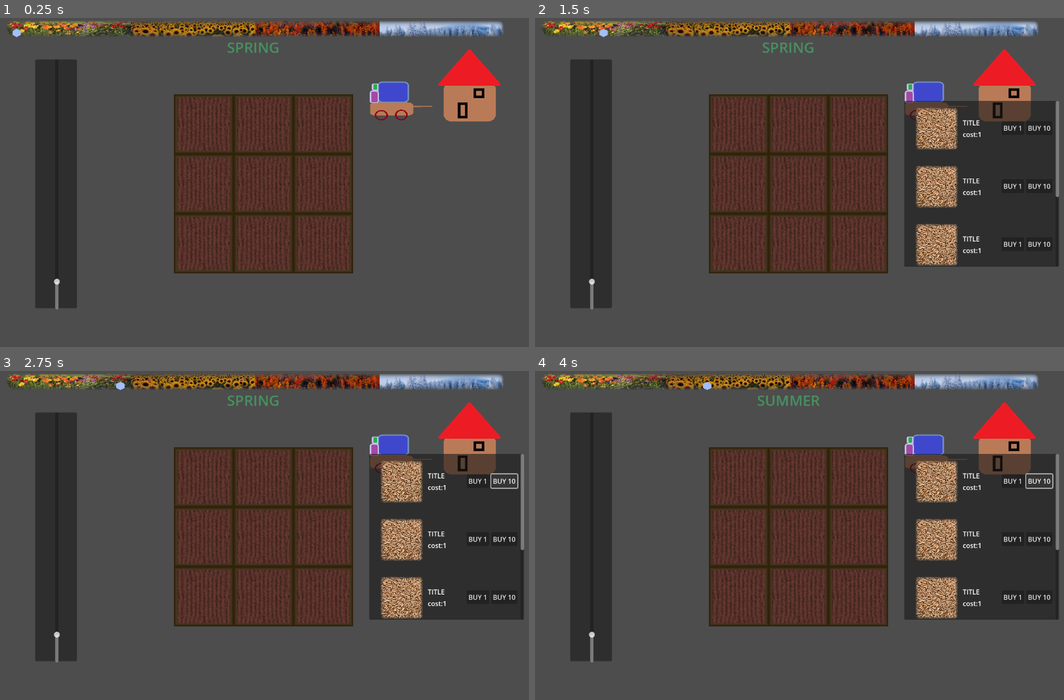
Above: before the commit, frames 1-4 (two rows, left to right).
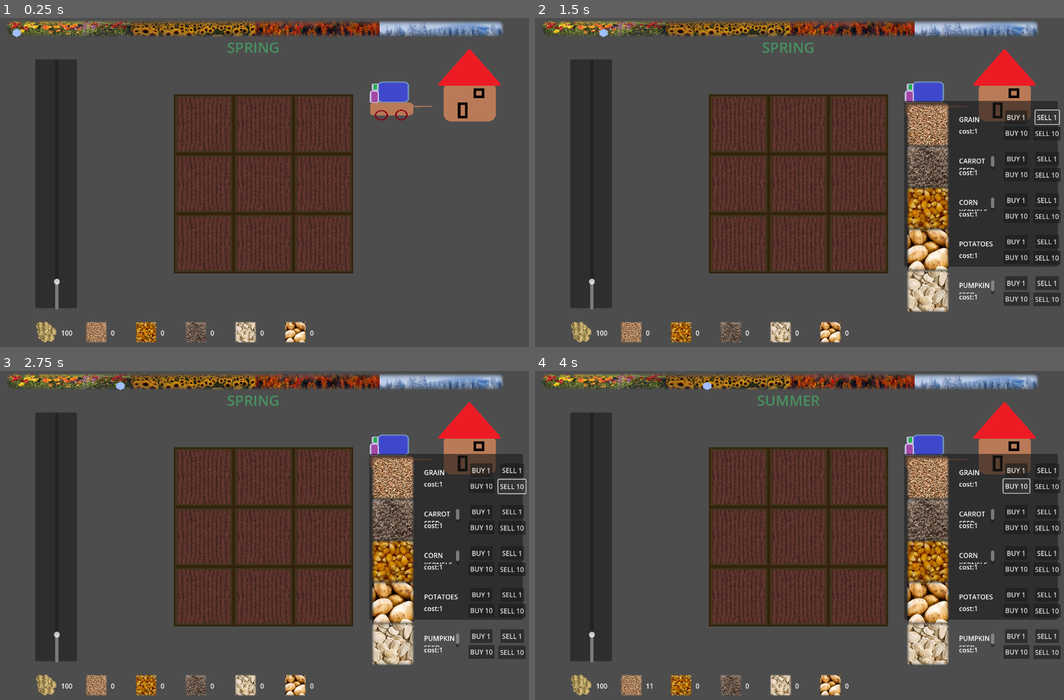
Above: after the commit, the same moments.

Repository: jintachi/GWJ85
Game: Godot game, scene res://scenes/main.tscn
The game is run twice, just before and just after one commit, with the same random seed, the same clock (stepped at 60 frames per second) and the same inputs.
Inputs (mouse positions are in pixels of both pictures, inside the frame that each line leads up to):
- Up to frame 1 (0.25 s): no input
- Up to frame 2 (1.5 s): move the mouse to (1005, 87) at 0.52 s; hold E (turn_right) 0.53-1.25 s; hold Shift 0.53-1.25 s; click (1005, 87) at 0.67 s; click (1048, 116) at 1.25 s, where only the run after the commit has a clickable "SELL 1"
- Up to frame 3 (2.75 s): click (513, 486) at 2 s, where only the run after the commit has a clickable "SELL 10"
- Up to frame 4 (4 s): click "BUY 1" at 2.75 s; click "BUY 10" at 3.5 s

The runs differ from the first frame. In frame 1, 1.4% of the frame differs, in the area x 6-60%, y 92-99%; in frame 2, 8.9%; in frame 3, 9.0%; in frame 4, 9.0%, in the area x 6-100%, y 25-99%.

Commit message:
inv panel
inventory panel
more resources

Diff:
--- /dev/null
+++ b/mechanics/InventorySystem/GameItems/GOLD.tres
@@ -0,0 +1,13 @@
+[gd_resource type="Resource" script_class="GameItem" load_steps=3 format=3 uid="uid://c4ys3i5yw878v"]
+
+[ext_resource type="Script" uid="uid://cvwm0symgb1qo" path="res://mechanics/InventorySystem/item_resource.gd" id="1_2ie5b"]
+[ext_resource type="Texture2D" uid="uid://cv0o71iq7xy2w" path="res://assets/IMAGES/GameItems/gold.png" id="2_op4uu"]
+
+[resource]
+script = ExtResource("1_2ie5b")
+name = &"GOLD"
+description = &"UH ! SHINY !"
+value = 1
+texture_pos = Vector2i(0, 0)
+texture = ExtResource("2_op4uu")
+metadata/_custom_type_script = "uid://cvwm0symgb1qo"
--- /dev/null
+++ b/mechanics/InventorySystem/GameItems/ITEM_carrotseed.tres
@@ -0,0 +1,13 @@
+[gd_resource type="Resource" script_class="GameItem" load_steps=3 format=3 uid="uid://cxm8yqp6ybek5"]
+
+[ext_resource type="Script" uid="uid://cvwm0symgb1qo" path="res://mechanics/InventorySystem/item_resource.gd" id="1_1x0d0"]
+[ext_resource type="Texture2D" uid="uid://srsyubk7drf3" path="res://assets/IMAGES/GameItems/carrot_seed_faded.png" id="2_1x0d0"]
+
+[resource]
+script = ExtResource("1_1x0d0")
+name = &"CARROT SEED"
+description = &"grows carrots"
+value = 1
+texture_pos = Vector2i(0, 0)
+texture = ExtResource("2_1x0d0")
+metadata/_custom_type_script = "uid://cvwm0symgb1qo"
--- /dev/null
+++ b/mechanics/InventorySystem/GameItems/ITEM_corn.tres
@@ -0,0 +1,13 @@
+[gd_resource type="Resource" script_class="GameItem" load_steps=3 format=3 uid="uid://jpxmiwwepfe2"]
+
+[ext_resource type="Script" uid="uid://cvwm0symgb1qo" path="res://mechanics/InventorySystem/item_resource.gd" id="1_d416m"]
+[ext_resource type="Texture2D" uid="uid://l7ws2mnx7c25" path="res://assets/IMAGES/GameItems/corn_faded.png" id="2_d416m"]
+
+[resource]
+script = ExtResource("1_d416m")
+name = &"CORN KERNELS"
+description = &"Welcome to Kansas"
+value = 1
+texture_pos = Vector2i(0, 0)
+texture = ExtResource("2_d416m")
+metadata/_custom_type_script = "uid://cvwm0symgb1qo"
--- a/mechanics/InventorySystem/GameItems/ITEM_grain.tres
+++ b/mechanics/InventorySystem/GameItems/ITEM_grain.tres
@@ -1,7 +1,7 @@
 [gd_resource type="Resource" script_class="GameItem" load_steps=3 format=3 uid="uid://sjqurx0cnlmh"]
 
 [ext_resource type="Script" uid="uid://cvwm0symgb1qo" path="res://mechanics/InventorySystem/item_resource.gd" id="1_t5ta3"]
-[ext_resource type="Texture2D" uid="uid://cih5fk5jeu686" path="res://mechanics/InventorySystem/GameItems/grain_256_fade.png" id="2_r3qnb"]
+[ext_resource type="Texture2D" uid="uid://cih5fk5jeu686" path="res://assets/IMAGES/GameItems/grain_256_fade.png" id="2_r3qnb"]
 
 [resource]
 script = ExtResource("1_t5ta3")
--- /dev/null
+++ b/mechanics/InventorySystem/GameItems/ITEM_potatoes.tres
@@ -0,0 +1,13 @@
+[gd_resource type="Resource" script_class="GameItem" load_steps=3 format=3 uid="uid://bbrnun7rmqql5"]
+
+[ext_resource type="Script" uid="uid://cvwm0symgb1qo" path="res://mechanics/InventorySystem/item_resource.gd" id="1_17e5s"]
+[ext_resource type="Texture2D" uid="uid://vbv0clfd7jsn" path="res://assets/IMAGES/GameItems/potatoes_faded.png" id="2_17e5s"]
+
+[resource]
+script = ExtResource("1_17e5s")
+name = &"POTATOES"
+description = &"The world\'s best tubers !"
+value = 1
+texture_pos = Vector2i(0, 0)
+texture = ExtResource("2_17e5s")
+metadata/_custom_type_script = "uid://cvwm0symgb1qo"
--- /dev/null
+++ b/mechanics/InventorySystem/GameItems/ITEM_pumpkinseed.tres
@@ -0,0 +1,13 @@
+[gd_resource type="Resource" script_class="GameItem" load_steps=3 format=3 uid="uid://b07tbtpd5meas"]
+
+[ext_resource type="Script" uid="uid://cvwm0symgb1qo" path="res://mechanics/InventorySystem/item_resource.gd" id="1_t10ku"]
+[ext_resource type="Texture2D" uid="uid://cd4cskcnyotij" path="res://assets/IMAGES/GameItems/pumpkinseed_faded.png" id="2_t10ku"]
+
+[resource]
+script = ExtResource("1_t10ku")
+name = &"PUMPKIN SEED"
+description = &"Better toasted !"
+value = 1
+texture_pos = Vector2i(0, 0)
+texture = ExtResource("2_t10ku")
+metadata/_custom_type_script = "uid://cvwm0symgb1qo"
--- a/mechanics/InventorySystem/inventory.gd
+++ b/mechanics/InventorySystem/inventory.gd
@@ -68,6 +68,12 @@
 				return true
 	return false
 
+func ItemAmount(item) -> int:
+	for slot in slots:
+		if slot.item == item:
+			return slot.amount
+	return 0
+
 func HasEmptySlot() -> bool:
 	var has = false
 	for slot in slots:
--- a/mechanics/InventorySystem/purchasable.gd
+++ b/mechanics/InventorySystem/purchasable.gd
@@ -2,10 +2,13 @@
 
 @export var item: GameItem
 @export var itemSprite: Sprite2D
+@export var title: RichTextLabel
+@export var cost: RichTextLabel
 
 func _ready() -> void:
 	itemSprite.texture = item.texture
-	$Cost.text = "cost:" + str(item.value)
+	title.text = item.name
+	cost.text = "cost:" + str(item.value)
 
 
 
--- a/mechanics/InventorySystem/purchasable.tscn
+++ b/mechanics/InventorySystem/purchasable.tscn
@@ -5,49 +5,71 @@
 
 [sub_resource type="ImageTexture" id="ImageTexture_nlhvf"]
 
-[node name="Purchasable" type="Control" node_paths=PackedStringArray("itemSprite")]
+[node name="Purchasable" type="Control" node_paths=PackedStringArray("itemSprite", "title", "cost")]
 layout_mode = 3
 anchors_preset = 0
+offset_top = -14.0
+offset_bottom = -14.0
 script = ExtResource("1_nlhvf")
 item = ExtResource("2_76qva")
 itemSprite = NodePath("itemSprite")
+title = NodePath("Title")
+cost = NodePath("Cost")
 
 [node name="itemSprite" type="Sprite2D" parent="."]
-position = Vector2(78, 67)
+position = Vector2(57, 59)
 scale = Vector2(0.4, 0.4)
 texture = SubResource("ImageTexture_nlhvf")
 
 [node name="Title" type="RichTextLabel" parent="."]
 layout_mode = 0
-offset_left = 141.0
-offset_top = 41.0
-offset_right = 226.0
-offset_bottom = 74.0
+offset_left = 132.0
+offset_top = 33.0
+offset_right = 217.0
+offset_bottom = 66.0
 text = "TITLE"
 
 [node name="Cost" type="RichTextLabel" parent="."]
 layout_mode = 0
-offset_left = 141.0
-offset_top = 69.0
-offset_right = 226.0
-offset_bottom = 102.0
+offset_left = 132.0
+offset_top = 61.0
+offset_right = 217.0
+offset_bottom = 94.0
 text = "Cost: 100"
 
 [node name="buy1" type="Button" parent="."]
 layout_mode = 0
-offset_left = 235.0
-offset_top = 49.0
-offset_right = 289.0
-offset_bottom = 82.0
+offset_left = 243.0
+offset_top = 23.0
+offset_right = 297.0
+offset_bottom = 56.0
 text = "BUY 1"
 
 [node name="buy10" type="Button" parent="."]
 layout_mode = 0
-offset_left = 294.0
-offset_top = 49.0
-offset_right = 357.0
-offset_bottom = 82.0
+offset_left = 239.0
+offset_top = 61.0
+offset_right = 302.0
+offset_bottom = 94.0
 text = "BUY 10"
+
+[node name="sell1" type="Button" parent="."]
+layout_mode = 0
+offset_left = 316.0
+offset_top = 23.0
+offset_right = 373.0
+offset_bottom = 56.0
+text = "SELL 1
+"
+
+[node name="buy11" type="Button" parent="."]
+layout_mode = 0
+offset_left = 311.0
+offset_top = 62.0
+offset_right = 377.0
+offset_bottom = 95.0
+text = "SELL 10
+"
 
 [connection signal="button_up" from="buy1" to="." method="_on_buy_1_button_up"]
 [connection signal="button_up" from="buy10" to="." method="_on_buy_10_button_up"]
--- /dev/null
+++ b/scenes/Inv/invpanel.gd
@@ -0,0 +1,10 @@
+extends Control
+
+@export var InvPanelItems:Array[GameItem]
+@export var itemSprintes: Array[Sprite2D]
+@export var itemAmoutns: Array[RichTextLabel]
+
+
+func _process(_deltaTime: float) -> void:
+	for x in range (InvPanelItems.size()):
+		itemAmoutns[x].text = str(GameGlobal.myInventory.ItemAmount(InvPanelItems[x]))
--- /dev/null
+++ b/scenes/Inv/invpanel.tscn
@@ -0,0 +1,135 @@
+[gd_scene load_steps=15 format=3 uid="uid://br8f2t1pkuxd6"]
+
+[ext_resource type="Script" uid="uid://7u8vaxtf2tyh" path="res://scenes/Inv/invpanel.gd" id="1_d73xi"]
+[ext_resource type="Texture2D" uid="uid://cv0o71iq7xy2w" path="res://assets/IMAGES/GameItems/gold.png" id="1_stwyg"]
+[ext_resource type="Script" uid="uid://cvwm0symgb1qo" path="res://mechanics/InventorySystem/item_resource.gd" id="2_ccwkk"]
+[ext_resource type="Texture2D" uid="uid://cih5fk5jeu686" path="res://assets/IMAGES/GameItems/grain_256_fade.png" id="2_igj0k"]
+[ext_resource type="Texture2D" uid="uid://l7ws2mnx7c25" path="res://assets/IMAGES/GameItems/corn_faded.png" id="3_em08l"]
+[ext_resource type="Resource" uid="uid://c4ys3i5yw878v" path="res://mechanics/InventorySystem/GameItems/GOLD.tres" id="3_xj8nk"]
+[ext_resource type="Texture2D" uid="uid://srsyubk7drf3" path="res://assets/IMAGES/GameItems/carrot_seed_faded.png" id="4_cke5m"]
+[ext_resource type="Resource" uid="uid://sjqurx0cnlmh" path="res://mechanics/InventorySystem/GameItems/ITEM_grain.tres" id="4_nljgn"]
+[ext_resource type="Texture2D" uid="uid://cd4cskcnyotij" path="res://assets/IMAGES/GameItems/pumpkinseed_faded.png" id="5_d73xi"]
+[ext_resource type="Resource" uid="uid://jpxmiwwepfe2" path="res://mechanics/InventorySystem/GameItems/ITEM_corn.tres" id="5_ymdyg"]
+[ext_resource type="Resource" uid="uid://cxm8yqp6ybek5" path="res://mechanics/InventorySystem/GameItems/ITEM_carrotseed.tres" id="6_awhc5"]
+[ext_resource type="Texture2D" uid="uid://vbv0clfd7jsn" path="res://assets/IMAGES/GameItems/potatoes_faded.png" id="6_cke5m"]
+[ext_resource type="Resource" uid="uid://b07tbtpd5meas" path="res://mechanics/InventorySystem/GameItems/ITEM_pumpkinseed.tres" id="7_lnyam"]
+[ext_resource type="Resource" uid="uid://bbrnun7rmqql5" path="res://mechanics/InventorySystem/GameItems/ITEM_potatoes.tres" id="8_q0rxp"]
+
+[node name="InvPanel" type="Control" node_paths=PackedStringArray("itemSprintes", "itemAmoutns")]
+layout_mode = 3
+anchors_preset = 7
+anchor_left = 0.5
+anchor_top = 1.0
+anchor_right = 0.5
+anchor_bottom = 1.0
+offset_left = -600.0
+offset_top = -80.0
+offset_right = 600.0
+grow_horizontal = 2
+grow_vertical = 0
+script = ExtResource("1_d73xi")
+InvPanelItems = Array[ExtResource("2_ccwkk")]([ExtResource("3_xj8nk"), ExtResource("4_nljgn"), ExtResource("5_ymdyg"), ExtResource("6_awhc5"), ExtResource("7_lnyam"), ExtResource("8_q0rxp")])
+itemSprintes = [NodePath("HBoxContainer/Control/Gold"), NodePath("HBoxContainer/Control2/Grain"), NodePath("HBoxContainer/Control3/Corn"), NodePath("HBoxContainer/Control4/Carrot Seed"), NodePath("HBoxContainer/Control5/Pumpkin Seed"), NodePath("HBoxContainer/Control6/Potatoes")]
+itemAmoutns = [NodePath("HBoxContainer/Control/RichTextLabel"), NodePath("HBoxContainer/Control2/RichTextLabel"), NodePath("HBoxContainer/Control3/RichTextLabel"), NodePath("HBoxContainer/Control4/RichTextLabel"), NodePath("HBoxContainer/Control5/RichTextLabel"), NodePath("HBoxContainer/Control6/RichTextLabel")]
+
+[node name="HBoxContainer" type="HBoxContainer" parent="."]
+layout_mode = 0
+offset_right = 1096.0
+offset_bottom = 65.0
+theme_override_constants/separation = 120
+
+[node name="Control" type="Control" parent="HBoxContainer"]
+layout_mode = 2
+
+[node name="Gold" type="Sprite2D" parent="HBoxContainer/Control"]
+position = Vector2(77, 25)
+scale = Vector2(0.2, 0.2)
+texture = ExtResource("1_stwyg")
+
+[node name="RichTextLabel" type="RichTextLabel" parent="HBoxContainer/Control"]
+layout_mode = 0
+offset_left = 112.0
+offset_top = 15.0
+offset_right = 162.0
+offset_bottom = 40.0
+text = "100"
+
+[node name="Control2" type="Control" parent="HBoxContainer"]
+layout_mode = 2
+
+[node name="Grain" type="Sprite2D" parent="HBoxContainer/Control2"]
+position = Vector2(77, 25)
+scale = Vector2(0.2, 0.2)
+texture = ExtResource("2_igj0k")
+
+[node name="RichTextLabel" type="RichTextLabel" parent="HBoxContainer/Control2"]
+layout_mode = 0
+offset_left = 112.0
+offset_top = 15.0
+offset_right = 162.0
+offset_bottom = 40.0
+text = "100"
+
+[node name="Control3" type="Control" parent="HBoxContainer"]
+layout_mode = 2
+
+[node name="Corn" type="Sprite2D" parent="HBoxContainer/Control3"]
+position = Vector2(77, 25)
+scale = Vector2(0.2, 0.2)
+texture = ExtResource("3_em08l")
+
+[node name="RichTextLabel" type="RichTextLabel" parent="HBoxContainer/Control3"]
+layout_mode = 0
+offset_left = 112.0
+offset_top = 15.0
+offset_right = 162.0
+offset_bottom = 40.0
+text = "100"
+
+[node name="Control4" type="Control" parent="HBoxContainer"]
+layout_mode = 2
+
+[node name="Carrot Seed" type="Sprite2D" parent="HBoxContainer/Control4"]
+position = Vector2(77, 25)
+scale = Vector2(0.2, 0.2)
+texture = ExtResource("4_cke5m")
+
+[node name="RichTextLabel" type="RichTextLabel" parent="HBoxContainer/Control4"]
+layout_mode = 0
+offset_left = 112.0
+offset_top = 15.0
+offset_right = 162.0
+offset_bottom = 40.0
+text = "100"
+
+[node name="Control5" type="Control" parent="HBoxContainer"]
+layout_mode = 2
+
+[node name="Pumpkin Seed" type="Sprite2D" parent="HBoxContainer/Control5"]
+position = Vector2(77, 25)
+scale = Vector2(0.2, 0.2)
+texture = ExtResource("5_d73xi")
+
+[node name="RichTextLabel" type="RichTextLabel" parent="HBoxContainer/Control5"]
+layout_mode = 0
+offset_left = 112.0
+offset_top = 15.0
+offset_right = 162.0
+offset_bottom = 40.0
+text = "100"
+
+[node name="Control6" type="Control" parent="HBoxContainer"]
+layout_mode = 2
+
+[node name="Potatoes" type="Sprite2D" parent="HBoxContainer/Control6"]
+position = Vector2(77, 25)
+scale = Vector2(0.2, 0.2)
+texture = ExtResource("6_cke5m")
+
+[node name="RichTextLabel" type="RichTextLabel" parent="HBoxContainer/Control6"]
+layout_mode = 0
+offset_left = 112.0
+offset_top = 15.0
+offset_right = 162.0
+offset_bottom = 40.0
+text = "100"
--- /dev/null
+++ b/scenes/game_controller.gd
@@ -0,0 +1,8 @@
+extends Node
+
+@export var goldItem:GameItem
+@export var goldAtGameStart: int = 100
+
+func _ready() -> void:
+	## start the game with 100 gold
+	var a = GameGlobal.myInventory.AddItem(goldItem, goldAtGameStart)
--- a/scenes/main.tscn
+++ b/scenes/main.tscn
@@ -6,7 +6,14 @@
 [ext_resource type="PackedScene" uid="uid://dovf40pax5p1w" path="res://mechanics/InventorySystem/purchasable.tscn" id="2_sugp2"]
 [ext_resource type="PackedScene" uid="uid://dq4wge02pusmm" path="res://scenes/cell_system/cell_grid.tscn" id="4_jyhfs"]
 [ext_resource type="PackedScene" uid="uid://8petnppadwyk" path="res://scenes/Season/SeasonIndicator.tscn" id="4_tbgi4"]
+[ext_resource type="Resource" uid="uid://cxm8yqp6ybek5" path="res://mechanics/InventorySystem/GameItems/ITEM_carrotseed.tres" id="5_ya4ey"]
+[ext_resource type="Resource" uid="uid://jpxmiwwepfe2" path="res://mechanics/InventorySystem/GameItems/ITEM_corn.tres" id="6_eb6dy"]
 [ext_resource type="Texture2D" uid="uid://crlhxe7kpoppn" path="res://assets/IMAGES/travelling_sales.png" id="7_o6xl0"]
+[ext_resource type="Resource" uid="uid://bbrnun7rmqql5" path="res://mechanics/InventorySystem/GameItems/ITEM_potatoes.tres" id="7_trceg"]
+[ext_resource type="Resource" uid="uid://b07tbtpd5meas" path="res://mechanics/InventorySystem/GameItems/ITEM_pumpkinseed.tres" id="8_a8y0u"]
+[ext_resource type="Script" uid="uid://dsf1hdod0p1t5" path="res://scenes/game_controller.gd" id="12_a8y0u"]
+[ext_resource type="PackedScene" uid="uid://br8f2t1pkuxd6" path="res://scenes/Inv/invpanel.tscn" id="12_eb6dy"]
+[ext_resource type="Resource" uid="uid://c4ys3i5yw878v" path="res://mechanics/InventorySystem/GameItems/GOLD.tres" id="13_jkv2x"]
 
 [sub_resource type="RectangleShape2D" id="RectangleShape2D_tipki"]
 size = Vector2(150, 196)
@@ -55,31 +62,32 @@
 [node name="ScrollContainer" type="ScrollContainer" parent="UI/CenterContainer/Panel"]
 custom_minimum_size = Vector2(300, 400)
 layout_mode = 0
-offset_right = 373.0
-offset_bottom = 400.0
+offset_right = 412.0
+offset_bottom = 709.0
 
 [node name="GridContainer" type="GridContainer" parent="UI/CenterContainer/Panel/ScrollContainer"]
 layout_mode = 2
 theme_override_constants/h_separation = 100
-theme_override_constants/v_separation = 140
+theme_override_constants/v_separation = 100
 
 [node name="Purchasable" parent="UI/CenterContainer/Panel/ScrollContainer/GridContainer" instance=ExtResource("2_sugp2")]
 layout_mode = 2
 
 [node name="Purchasable2" parent="UI/CenterContainer/Panel/ScrollContainer/GridContainer" instance=ExtResource("2_sugp2")]
 layout_mode = 2
+item = ExtResource("5_ya4ey")
 
 [node name="Purchasable3" parent="UI/CenterContainer/Panel/ScrollContainer/GridContainer" instance=ExtResource("2_sugp2")]
 layout_mode = 2
+item = ExtResource("6_eb6dy")
 
 [node name="Purchasable4" parent="UI/CenterContainer/Panel/ScrollContainer/GridContainer" instance=ExtResource("2_sugp2")]
 layout_mode = 2
+item = ExtResource("7_trceg")
 
 [node name="Purchasable6" parent="UI/CenterContainer/Panel/ScrollContainer/GridContainer" instance=ExtResource("2_sugp2")]
 layout_mode = 2
-
-[node name="Purchasable5" parent="UI/CenterContainer/Panel/ScrollContainer/GridContainer" instance=ExtResource("2_sugp2")]
-layout_mode = 2
+item = ExtResource("8_a8y0u")
 
 [node name="CenterContainer4" type="CenterContainer" parent="UI"]
 anchors_preset = 4
@@ -131,5 +139,10 @@
 [node name="Node2D" parent="UI/CenterContainer5" instance=ExtResource("4_tbgi4")]
 
 [node name="GameController" type="Node" parent="."]
+script = ExtResource("12_a8y0u")
+goldItem = ExtResource("13_jkv2x")
+
+[node name="InventoryPanel" parent="." instance=ExtResource("12_eb6dy")]
+offset_top = -67.0
 
 [connection signal="input_event" from="UI/CenterContainer/WitchHut/Area2D" to="UI/CenterContainer/WitchHut" method="_on_area_2d_input_event"]
--- a/scenes/witch_hut.gd
+++ b/scenes/witch_hut.gd
@@ -1,5 +1,4 @@
 extends Sprite2D
-
 
 func _on_area_2d_input_event(viewport: Node, event: InputEvent, shape_idx: int) -> void:
 	if event is InputEventMouseButton and event.button_index ==1 and event.pressed == false:
Binary file added: assets/IMAGES/GameItems/carrot_seed.png
Not shown, changed: assets/IMAGES/GameItems/carrot_seed.png.import
Binary file added: assets/IMAGES/GameItems/carrot_seed_faded.png
Not shown, added: assets/IMAGES/GameItems/carrot_seed_faded.png.import
Binary file added: assets/IMAGES/GameItems/corn.png
Not shown, added: assets/IMAGES/GameItems/corn.png.import
Binary file added: assets/IMAGES/GameItems/corn_faded.png
Not shown, added: assets/IMAGES/GameItems/corn_faded.png.import
Binary file added: assets/IMAGES/GameItems/gold.png
Not shown, added: assets/IMAGES/GameItems/gold.png.import
Binary file added: assets/IMAGES/GameItems/grain_256.png
Not shown, added: assets/IMAGES/GameItems/grain_256.png.import
(and 13 more such lines)
